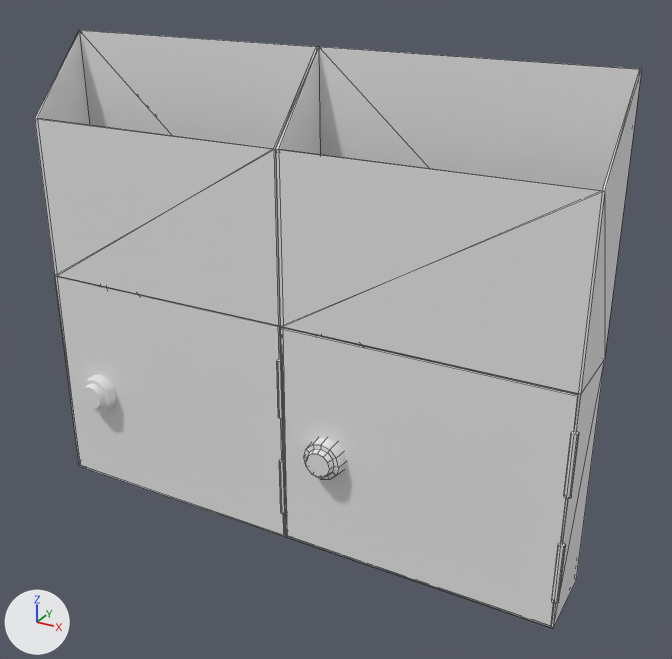
The FBX model Assets/Meshes/postbox.fbx: old version first, new version second.
The view is the same before and after, from a 50 mm lens placed at (1.57, -2.64, 1.52), pointed at (0.12, -0.01, 0.2). The lights are fixed; the arrows at lower left show +X, +Y and +Z. Mesh edges are drawn as thin lines on the coarser meshes. Materials are left out; every surface is plain grey.

Objects in the first picture: 'base', 'left_door', 'right_door'.
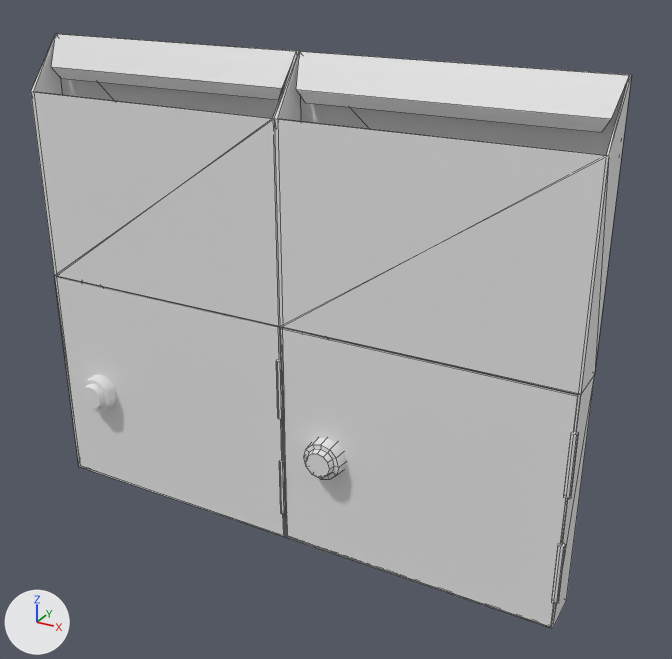
The newer file is also turned or shifted as a whole; pictures and numbers use the older file's frame.

Changed parts and their boxes [x1, y1, x2, y2] in the pictures (672 x 659 px):
```json
{"object": "base", "change": "reshaped", "before": [35, 30, 642, 628], "after": [31, 34, 632, 629]}
{"part": 1, "of": "me_cube_020", "change": "built on", "before": [35, 30, 642, 395], "after": [31, 34, 631, 618]}
```

Edits to the scene script, one JSON object a line:
```json
{"block": "me_cube_020", "where": "# used by ob_base; location = (0.504, -0.002, 0.089)"}
{"op": "remove", "block": "me_cube_020", "code": "me_cube_020.from_pydata(...)  # 112 vertices, 136 faces; spans x -1.56..0.53, y -0.17..0.12, z -0.72..1.05"}
{"op": "add", "block": "me_cube_020", "code": "me_cube_020.from_pydata(...)  # 120 vertices, 140 faces; spans x -1.56..0.53, y -0.17..0.0, z -0.72..1.05"}
{"block": "me_cube_020", "change": "me_cube_020 part 1"}
{"block": "me_cube_020", "change": "16 vertices in x -1.56..0.52, y 0.11..0.12, z -0.72..1.05 move by (0.0, -0.12, 0.0)"}
{"block": "me_cube_020", "change": "8 vertices in x -1.55..0.51, y 0.12, z -0.71..0.15 move by (0.0, -0.13, 0.0)"}
{"block": "me_cube_020", "change": "4 vertices in x -1.56..0.52, y -0.16, z 0.77 move by (0.0, 0.0, 0.09)"}
{"block": "me_cube_020", "change": "4 vertices in x -1.55..0.51, y -0.15, z 0.77 move by (0.0, -0.01, 0.09)"}
{"block": "me_cube_020", "change": "8 vertices are added at x -1.53..0.49, y -0.07..-0.06, z 0.9..0.94"}
{"block": "me_cube_020", "change": "4 new faces join them"}
```
